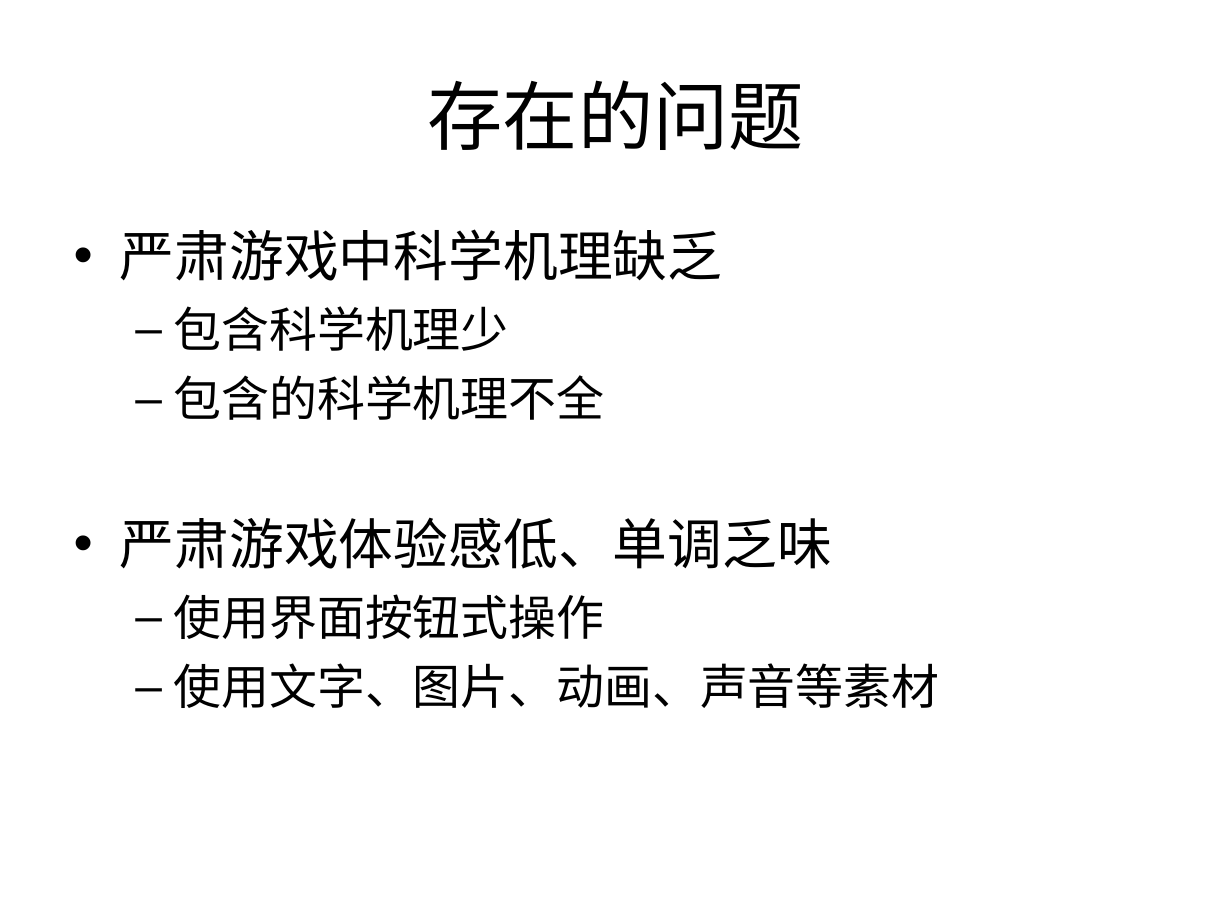
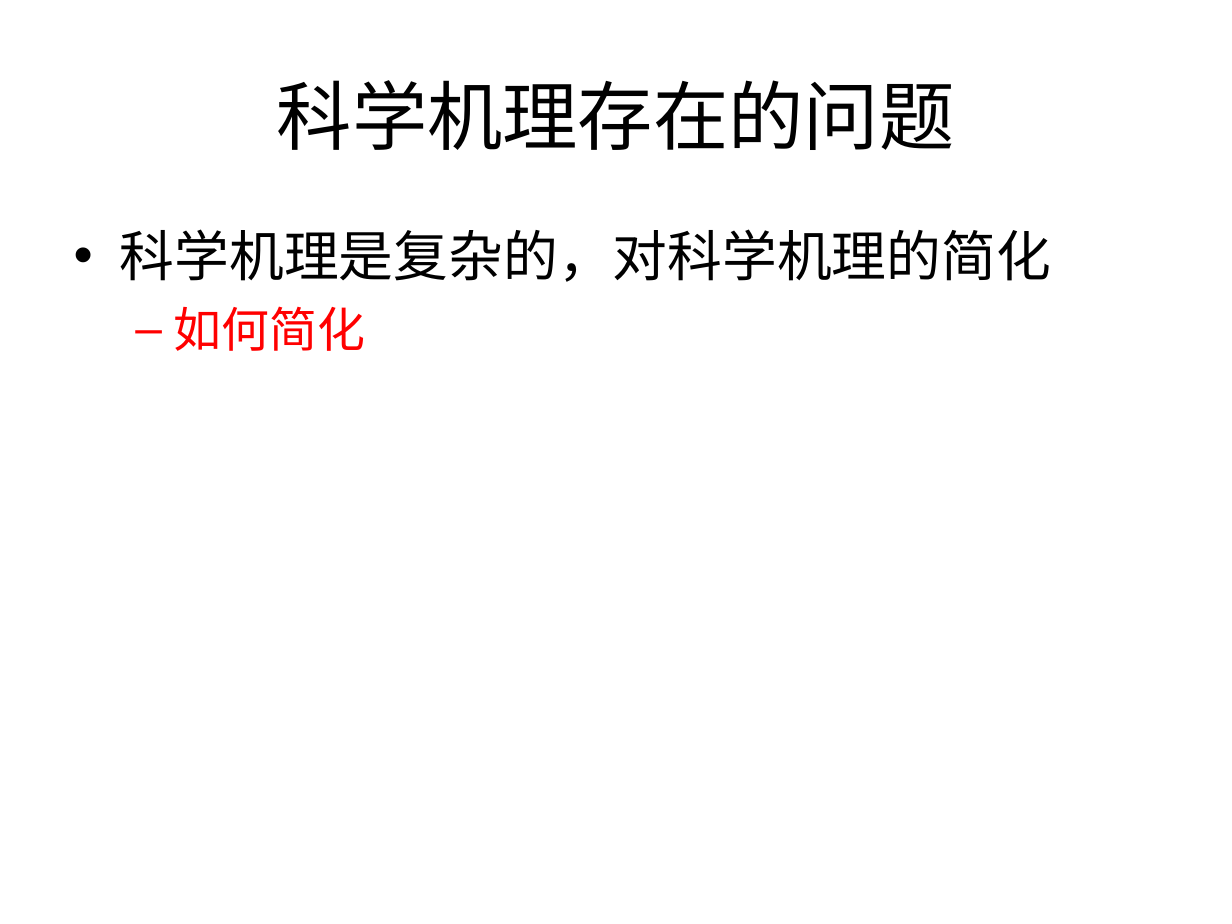
Before and after one commit to Nookleptia/qianmen3d, a slide deck: slide 23 of 毕设文件/毕设提纲.ppt (slide 5 before the commit). Drawn at 1232x924 pixels with LibreOffice and Linux fonts; fonts in the diff are those of the drawing. Boxes give left, top, right and bottom in pixels: in the first picture for what was removed or moved away, otherwise in the second. Text is boxed around its words. In the diff, an @@ line names an element or a change of style, - is before the commit and + after.

```diff
--- a/毕设文件/毕设提纲.ppt
+++ b/毕设文件/毕设提纲.ppt
@@ title at [277,80,955,150]: text changed @@
-存在的问题
+科学机理存在的问题
@@ text at [120,229,1051,351]: text changed; size 28 to 32 pt @@
-• 严肃游戏中科学机理缺乏
-  – 包含科学机理少
-  – 包含的科学机理不全
-• 严肃游戏体验感低、单调乏味
-  – 使用界面按钮式操作
-  – 使用文字、图片、动画、声音等素材
+• 科学机理是复杂的，对科学机理的简化
+  – 如何简化
```
Also in this commit, not shown: 26 other slides changed, 9 slides added, 6 slides removed, 2 other files.
